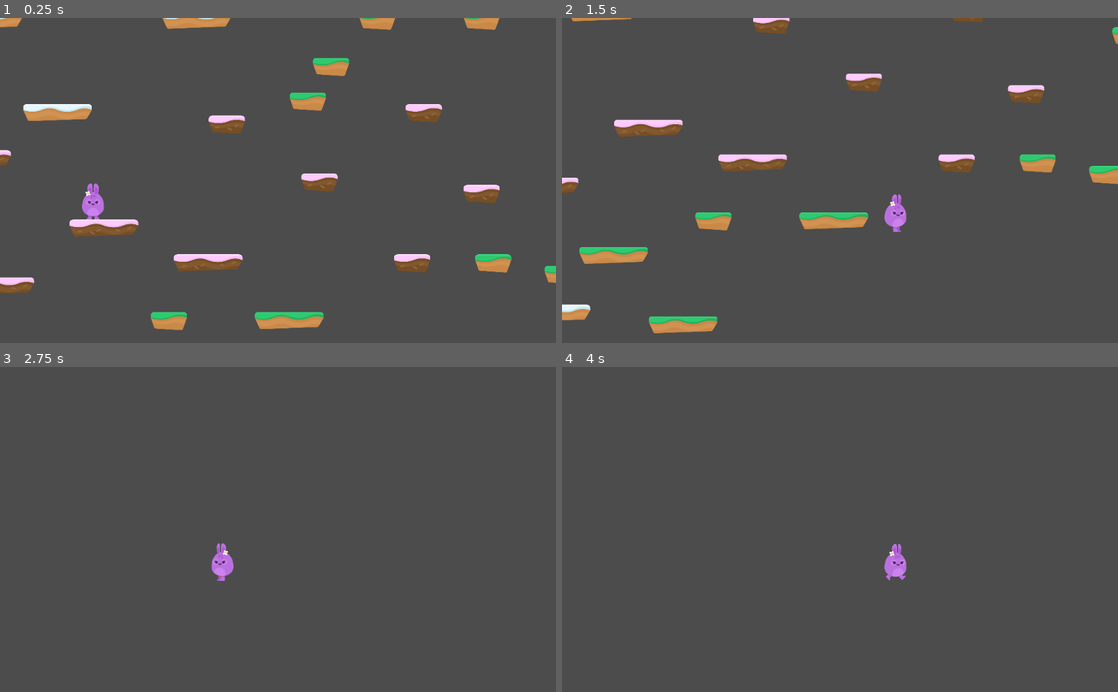
Above: before the commit, frames 1-4 (two rows, left to right).
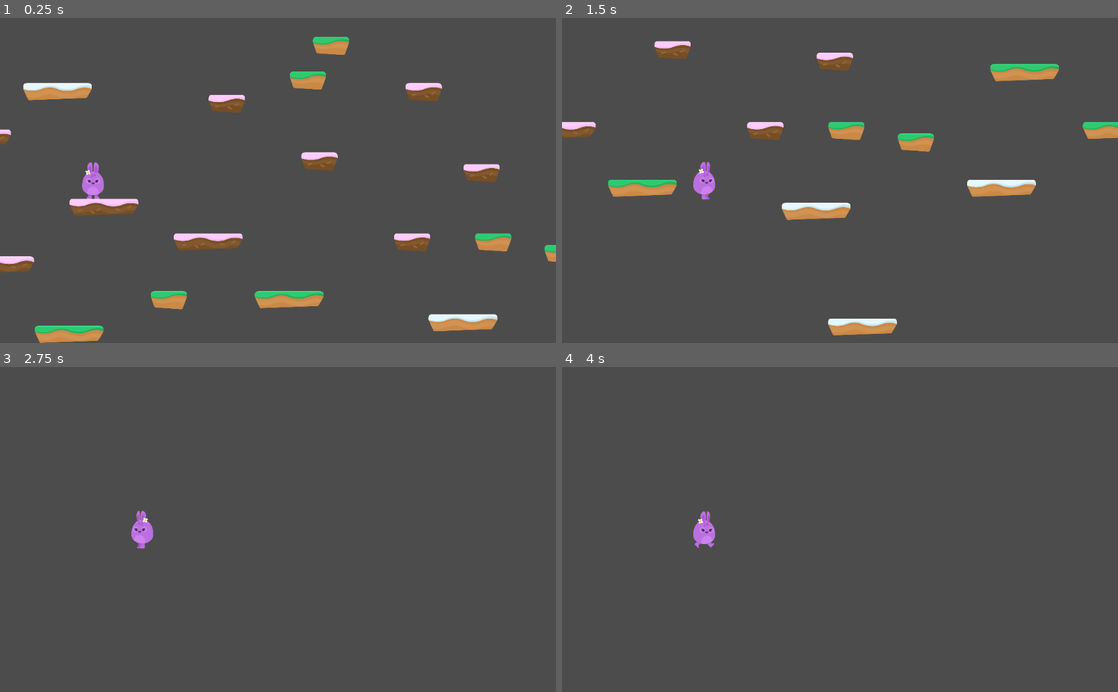
Above: after the commit, the same moments.

Repository: sandoche/Godot-learning-udemy
Game: Godot game, scene res://Levels/Level1.tscn
The game is run twice, just before and just after one commit, with the same random seed, the same clock (stepped at 60 frames per second) and the same inputs.
Inputs:
- Up to frame 1 (0.25 s): no input
- Up to frame 2 (1.5 s): hold D (right) from 0.53 s (still down); tap Z (jump) at 0.77 s
- Up to frame 3 (2.75 s): tap Z (jump) at 1.52 s; release D (right) at 2.03 s; hold Q (left) from 2.03 s (still down)
- Up to frame 4 (4 s): tap Enter at 2.75 s; release Q (left) at 2.78 s; hold D (right) from 2.78 s (still down); tap Z (jump) at 3.02, 3.77 s

The runs differ from the first frame. In frame 1, 14% of the frame differs, in the area x 0-100%, y 0-100%; in frame 2, 11%; in frame 3, 0.6%; in frame 4, 0.6%.

Commit message:
:sparkles: Use of is_on_ceiling

Diff:
--- a/HoppyDays/Levels/Level1.tscn
+++ b/HoppyDays/Levels/Level1.tscn
@@ -10,5 +10,6 @@
 
 [node name="TileMap" type="TileMap" parent="."]
 tile_set = ExtResource( 2 )
+collision_layer = 2
 format = 1
-tile_data = PoolIntArray( -1245174, 6, 0, -1048573, 6, 0, -1048540, 3, 0, -917470, 3, 0, -655364, 6, 0, -720882, 6, 0, -720865, 3, 0, -720856, 3, 0, -458725, 3, 0, -262119, 3, 0, -196606, 6, 0, -196573, 1, 0, -131054, 1, 0, -65487, 3, 0, 131067, 0, 0, 196634, 1, 0, 262184, 1, 0, 458758, 0, 0, 655375, 0, 0, 655394, 1, 0, 655401, 3, 0, 720943, 3, 0, 851965, 0, 0, 983053, 3, 0, 983062, 2, 0, 1179651, 2, 0, 1572862, 6, 0, 1572873, 2, 0 )
+tile_data = PoolIntArray( -1245174, 6, 0, -1245125, 6, 0, -1048573, 6, 0, -1048540, 3, 0, -917470, 3, 0, -917443, 6, 0, -655364, 6, 0, -720882, 6, 0, -720865, 3, 0, -720856, 3, 0, -720826, 6, 0, -524190, 6, 0, -458725, 3, 0, -262119, 3, 0, -262062, 2, 0, -196606, 6, 0, -196573, 1, 0, -196548, 6, 0, -131054, 1, 0, -65487, 3, 0, 131067, 0, 0, 131169, 6, 0, 196634, 1, 0, 262184, 1, 0, 327735, 2, 0, 327754, 2, 0, 327762, 6, 0, 458758, 0, 0, 524377, 6, 0, 524386, 6, 0, 655375, 0, 0, 655394, 1, 0, 655401, 3, 0, 655423, 2, 0, 720943, 3, 0, 851965, 0, 0, 983053, 3, 0, 983062, 2, 0, 983093, 6, 0, 1048651, 6, 0, 1114149, 6, 0, 1179651, 2, 0, 1310799, 6, 0, 1572862, 6, 0, 1572873, 2, 0, 1769513, 6, 0, 1966134, 6, 0, 2162711, 6, 0, 2228274, 6, 0, 2359354, 6, 0, 2752571, 6, 0, 2818082, 6, 0 )
--- a/HoppyDays/Player/Player.gd
+++ b/HoppyDays/Player/Player.gd
@@ -18,10 +18,12 @@
 	move_and_slide(motion, UP)
 
 func apply_gravity():
-	if not is_on_floor():
+	if is_on_floor():
+		motion.y = 0
+	elif is_on_ceiling():
+		motion.y = 1
+	else:
 		motion.y += GRAVITY
-	else:
-		motion.y = 0
 
 func jump():
 	if Input.is_action_pressed("jump") and is_on_floor():
--- a/HoppyDays/Player/Player.tscn
+++ b/HoppyDays/Player/Player.tscn
@@ -9,6 +9,7 @@
 
 [node name="Player" type="KinematicBody2D"]
 position = Vector2( 512.903, 282.505 )
+collision_mask = 2
 script = ExtResource( 2 )
 __meta__ = {
 "_edit_group_": true
@@ -21,10 +22,9 @@
 [node name="PlayerAnimation" parent="." instance=ExtResource( 1 )]
 
 [node name="Camera2D" type="Camera2D" parent="."]
+position = Vector2( 750, 0 )
 current = true
 zoom = Vector2( 3, 3 )
 limit_left = 0
-drag_margin_h_enabled = true
-drag_margin_v_enabled = true
 
 [connection signal="animate" from="." to="PlayerAnimation" method="_on_Player_animate"]
--- a/HoppyDays/project.godot
+++ b/HoppyDays/project.godot
@@ -10,7 +10,6 @@
 
 _global_script_classes=[  ]
 _global_script_class_icons={
-
 }
 
 [application]
@@ -41,6 +40,11 @@
  ]
 }
 
+[layer_names]
+
+2d_physics/layer_1="Player"
+2d_physics/layer_2="Terrain"
+
 [rendering]
 
 environment/default_environment="res://default_env.tres"
